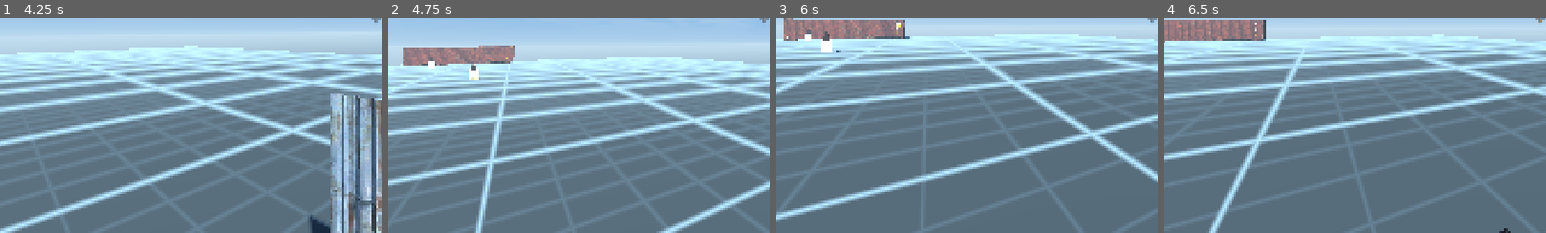
Above: before the commit, frames 1-4 (left to right).
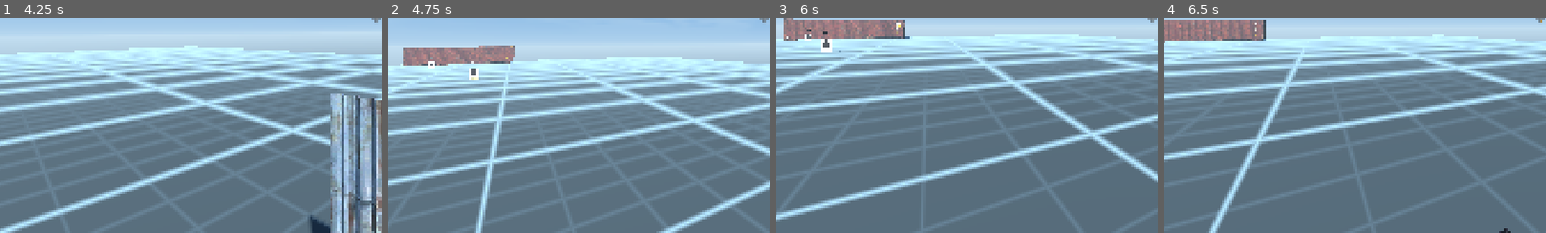
Above: after the commit, the same moments.

Repository: NovaDrake76/tecnicas-avancadas
Game: Godot game, scene res://UI/main_menu.tscn
Same seed, same stepped clock (60 frames per second), same inputs: the game is played once before the commit and once after it.
Inputs (mouse positions are % of the whole screen's width and height, from its top left):
- Up to frame 1 (4.25 s): click "PLAY" at 0.5 s; tap Enter at 1.25 s; move the mouse to (49, 52) at 1.27 s; hold Right mouse button (aim) 1.28-2.03 s; hold W (move_forward) 1.28-3.53 s; tap Space (jump) at 1.52, 2.27, 3.77 s; click (49, 52) at 1.55 s; move the mouse to (57, 51) at 2.02 s; click (57, 51) at 2.1 s; right-click (57, 51) at 2.3 s; move the mouse to (42, 49) at 2.77 s; hold Right mouse button (aim) 2.78-3.53 s; click (42, 49) at 3.05 s; move the mouse to (51, 50) at 3.52 s; hold A (move_left) from 3.53 s (still down); tap Ctrl (crouch) at 3.6 s; click (51, 50) at 3.67 s; right-click (51, 50) at 3.8 s
- Up to frame 2 (4.75 s): move the mouse to (46, 48) at 4.27 s; release A (move_left) at 4.28 s; press the mouse at (46, 48) at 4.28 s; hold W (move_forward) from 4.28 s (still down); tap Space (jump) at 4.52 s
- Up to frame 3 (6 s): keep holding W (move_forward); move the mouse to (55, 50) at 5.02 s; release the mouse at (55, 50) at 5.03 s; tap E (interact) at 5.1 s; tap Space (jump) at 5.27 s; right-click (55, 50) at 5.3 s; move the mouse to (45, 50) at 5.77 s; hold Shift (sprint) from 5.78 s (still down)
- Up to frame 4 (6.5 s): keep holding W (move_forward); keep holding Shift (sprint); click (45, 50) at 6.05 s
The pictures show only the part of the screen within x 1-51%, y 50-100%; the shares and areas given below are measured in that part.

Frame 1 is identical in both runs. In frame 2, less than 0.1% of the frame differs, in the area x 11-23%, y 18-27%; in frame 3, 0.2%, in the area x 8-17%, y 5-16%; in frame 4, nothing differs.

Commit message:
Alvo do estande: silhueta dentro da placa e conta o tiro
A cabeca e o peito sao filhos da PLACA, cuja origem ja esta a meia altura,
entao precisam ser posicionados em torno do centro dela. Medindo a partir
do pe do alvo, a silhueta preta ficava acima da madeira e fora da caixa de
colisao: um tiro na parte preta atravessava sem contar, e o texto da
distancia ficava enterrado nela.

A etiqueta agora fica acima da borda e um pouco a frente, porque o billboard
gira em torno da propria origem e uma etiqueta no plano da placa atravessa a
placa conforme o jogador anda em volta.

Diff:
--- a/Levels/range_target.gd
+++ b/Levels/range_target.gd
@@ -16,11 +16,14 @@
 var hits := 0
 var _down := false
 var _board: MeshInstance3D
+var _head: MeshInstance3D
+var _chest: MeshInstance3D
 var _label: Label3D
 var _tween: Tween
 
 
 func _ready() -> void:
+	add_to_group("range_target")
 	collision_layer = 8
 	collision_mask = 0
 	var mesh := BoxMesh.new()
@@ -33,24 +36,29 @@
 	_board.material_override = mat
 	_board.position = Vector3(0.0, height * 0.5, 0.0)
 	add_child(_board)
-	## the silhouette: a darker disc for the head and a bar for the chest, so there is something to aim at
-	var head := MeshInstance3D.new()
+	## the silhouette: a darker disc for the head and a bar for the chest, so there is something to aim
+	## at. these are children of the BOARD, whose own origin is already half a height up, so they are
+	## placed about the board's centre. measuring them from the foot instead put the head above the
+	## plywood and outside the collision box, where a bb went straight through it.
+	var ink := StandardMaterial3D.new()
+	ink.albedo_color = Color(0.15, 0.12, 0.1)
+	_head = MeshInstance3D.new()
+	var head := _head
 	var disc := CylinderMesh.new()
-	disc.top_radius = width * 0.18
-	disc.bottom_radius = width * 0.18
+	disc.top_radius = width * 0.16
+	disc.bottom_radius = width * 0.16
 	disc.height = 0.005
 	head.mesh = disc
 	head.rotation_degrees.x = 90.0
-	head.position = Vector3(0.0, height * 0.8, 0.02)
-	var ink := StandardMaterial3D.new()
-	ink.albedo_color = Color(0.15, 0.12, 0.1)
+	head.position = Vector3(0.0, height * 0.30, 0.02)
 	head.material_override = ink
 	_board.add_child(head)
-	var chest := MeshInstance3D.new()
+	_chest = MeshInstance3D.new()
+	var chest := _chest
 	var bar := BoxMesh.new()
-	bar.size = Vector3(width * 0.5, height * 0.3, 0.005)
+	bar.size = Vector3(width * 0.52, height * 0.38, 0.005)
 	chest.mesh = bar
-	chest.position = Vector3(0.0, height * 0.45, 0.02)
+	chest.position = Vector3(0.0, -height * 0.02, 0.02)
 	chest.material_override = ink
 	_board.add_child(chest)
 
@@ -64,11 +72,24 @@
 	_label = Label3D.new()
 	_label.font_size = 40
 	_label.pixel_size = 0.004
-	_label.position = Vector3(0.0, height + 0.25, 0.0)
+	## clear of the top edge, and forward of the plywood: billboarding spins the label about its own
+	## origin, so one sitting in the board's plane swings through it as the player walks around.
+	_label.position = Vector3(0.0, height + 0.34, 0.06)
 	_label.billboard = BaseMaterial3D.BILLBOARD_ENABLED
 	_label.outline_size = 8
 	add_child(_label)
 	_refresh_label()
+
+
+## where a part of the silhouette sits in the world. the probe fires at these to prove that aiming at
+## the black shape is aiming at the board, and not at a decoration hanging in front of it.
+func aim_point(part: String) -> Vector3:
+	match part:
+		"head":
+			return _head.global_position
+		"chest":
+			return _chest.global_position
+	return _board.global_position
 
 
 func take_bb_hit(_damage := 1.0, _at := Vector3.INF) -> void:
